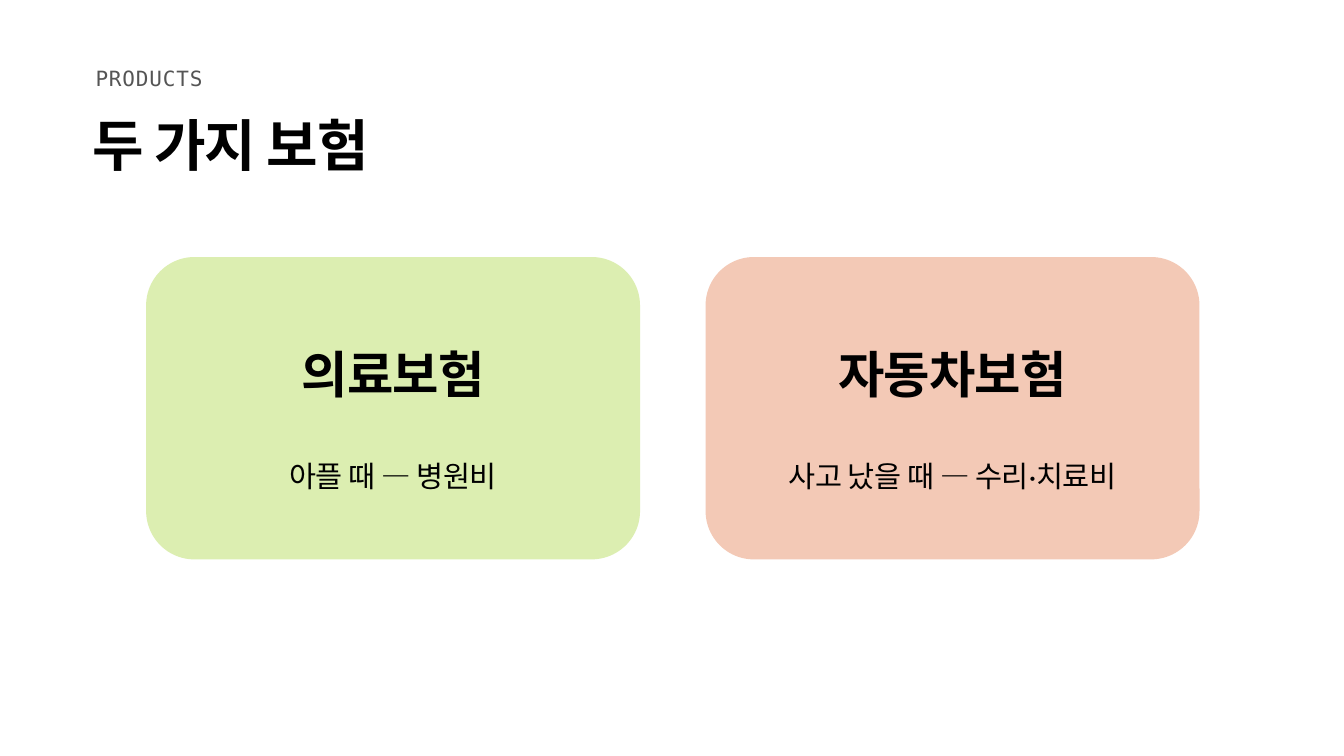
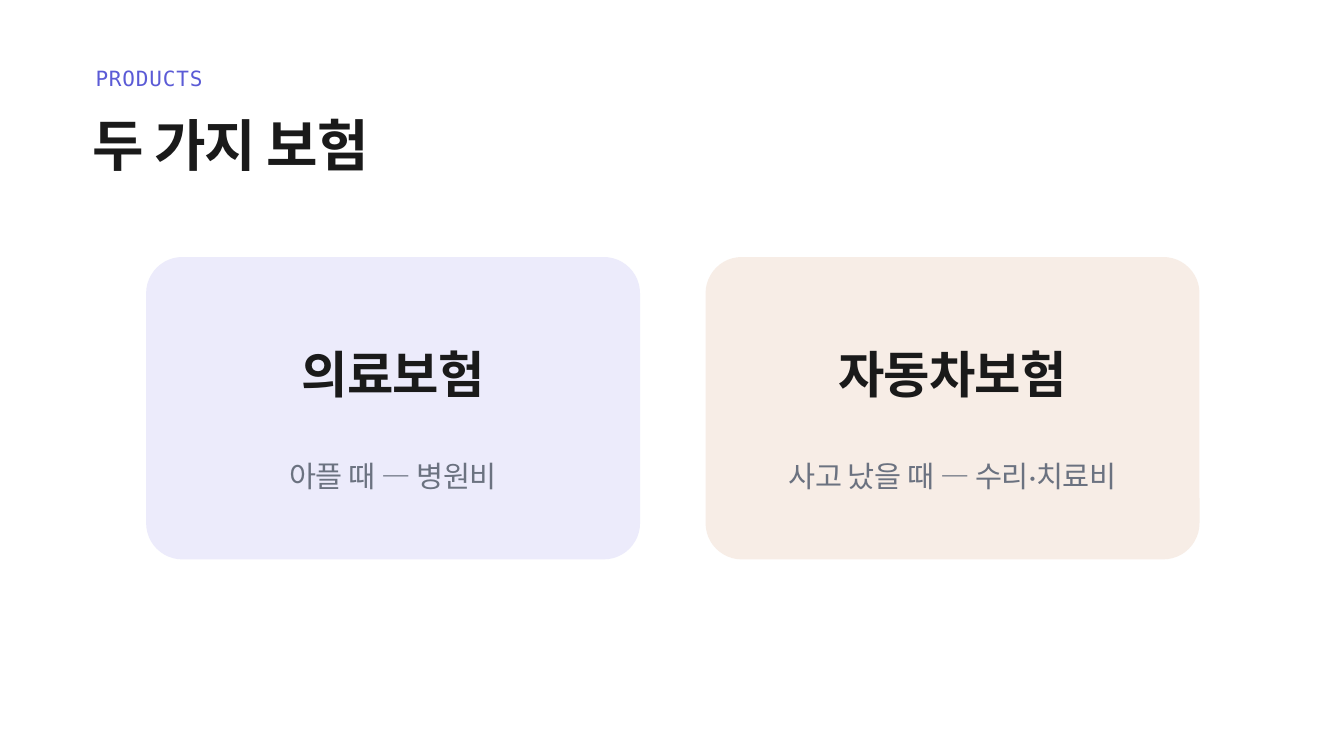
Before and after one commit to heyoonyoon/distributed-programming, a slide deck: slide 3 of docs/presentation/보험발표-figma.pptx. Drawn at 1344x756 pixels with LibreOffice and Linux fonts; fonts in the diff are those of the drawing. Boxes give left, top, right and bottom in pixels: in the first picture for what was removed or moved away, otherwise in the second. Text is boxed around its words. In the diff, an @@ line names an element or a change of style, - is before the commit and + after.

```diff
--- a/docs/presentation/보험발표-figma.pptx
+++ b/docs/presentation/보험발표-figma.pptx
@@ text "PRODUCTS" at box(96, 70, 203, 87): text colour #555555 to #5B5BD6 @@
@@ rounded rectangle at box(146, 257, 640, 560): fill #DCEEB1 to #ECEBFB; proportions changed @@
@@ rounded rectangle at box(706, 257, 1200, 560): fill #F3C9B6 to #F7EDE6; proportions changed @@
@@ text colour #000000 to #1A1A1A in 3 elements at box(93, 118, 369, 171), box(302, 350, 485, 398), box(838, 350, 1066, 398) @@
@@ text "아플 때 — 병원비" at box(289, 462, 497, 490): text colour #000000 to #6B7280 @@
@@ text "사고 났을 때 — 수리·치료비" at box(789, 462, 1116, 490): text colour #000000 to #6B7280 @@
```
Also in this commit, not shown: 19 other slides changed, 2 other files.
